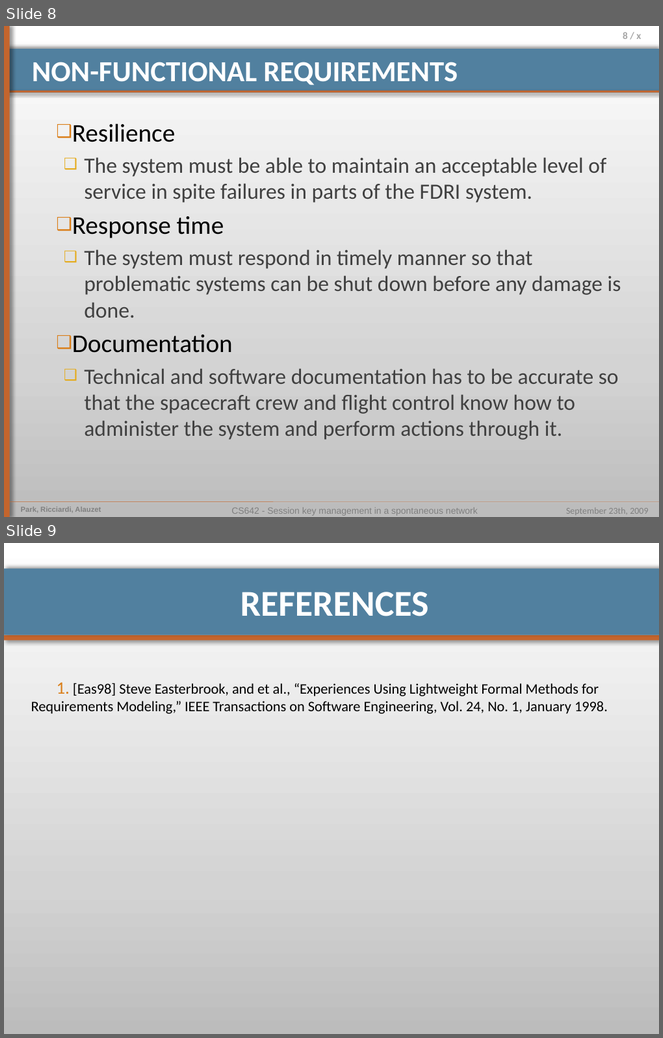
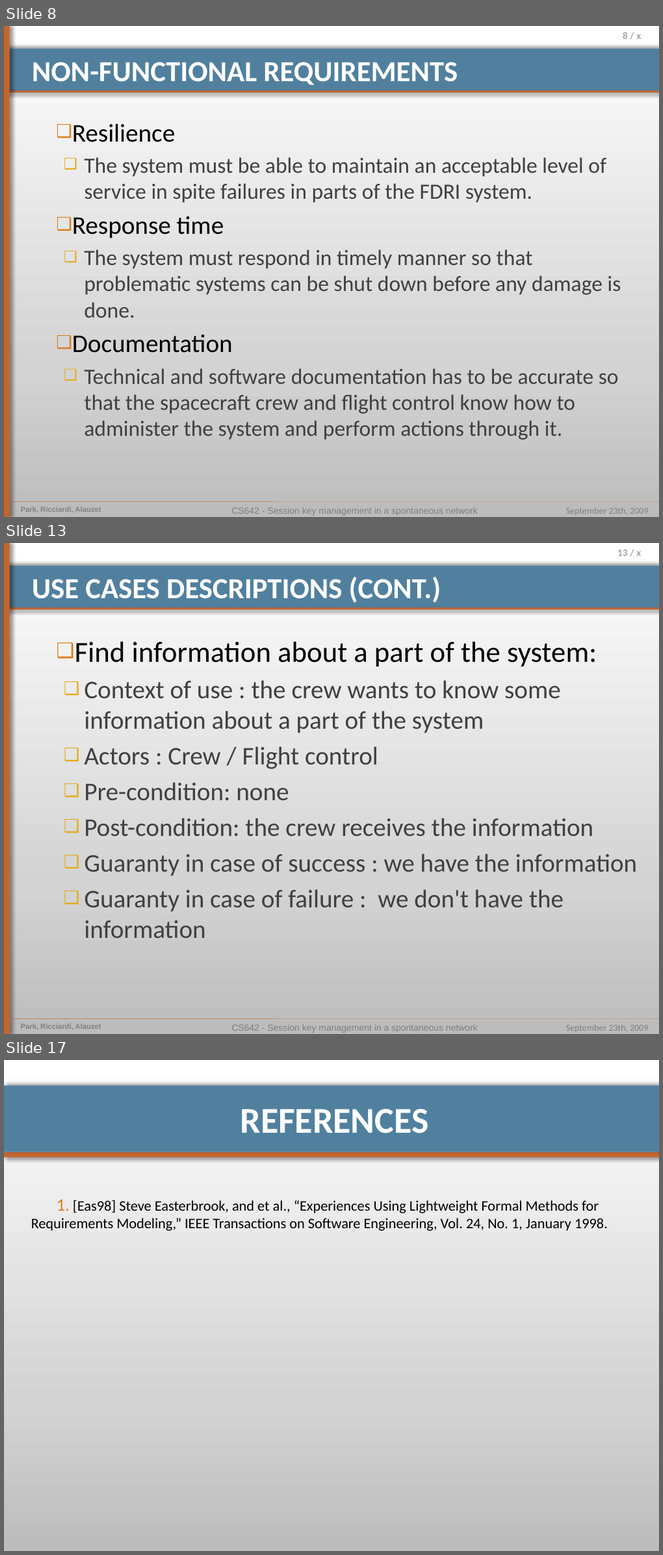
Before and after one commit to pierrealauzet/euroteam, a slide deck: Project 1/CS554_EuroTeam_Proposal.pptx. Shown one above the other, each under a label of ours: slides 8 and 9 before the commit, slides 8, 13 and 17 after it; the slides between them are not shown. The pictures are 663x1038 and 663x1555 pixels, drawn with LibreOffice and Linux fonts; fonts in the diff are those of the drawing. Boxes give left, top, right and bottom in pixels: in the first picture for what was removed or moved away, otherwise in the second. Text is boxed around its words. In the diff, an @@ line names an element or a change of style, - is before the commit and + after.

```diff
--- a/Project 1/CS554_EuroTeam_Proposal.pptx
+++ b/Project 1/CS554_EuroTeam_Proposal.pptx
@@ slide 13 added at <box>4,543,659,1034</box>, background gradient #BDBDBD to #D3D3D3 to #FFFFFF; not listed: 9 template elements that a slide beside it also shows @@
@@ title added at <box>32,577,441,603</box>, 32 pt, text #FFFFFF, bold @@
+USE CASES DESCRIPTIONS (CONT.)
@@ text added at <box>75,642,637,938</box>, 28 pt, text #404040 @@
+❑ Find information about a part of the system:
+  ❑ Context of use : the crew wants to know some information about a part of the system
+  ❑ Actors : Crew / Flight control
+  ❑ Pre-condition: none
+  ❑ Post-condition: the crew receives the information
+  ❑ Guaranty in case of success : we have the information
+  ❑ Guaranty in case of failure : we don't have the information
@@ what was slide 9 is now slide 17 @@
```
Also in this commit, not shown: 3 slides changed, 7 other slides added, 1 other file.
